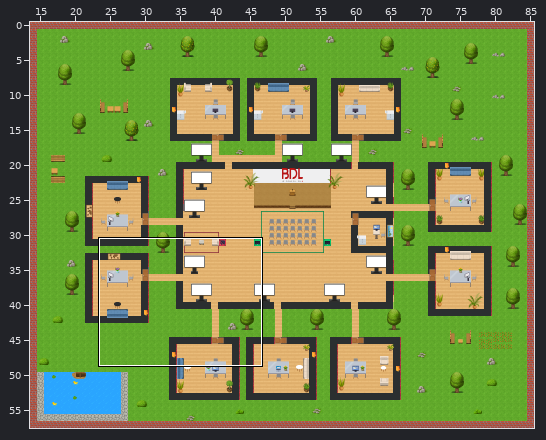
Level history. Tiled map (JSON): map.tmj. Above, an overview of the earlier version with the close-up marked.
Close-up. Before:
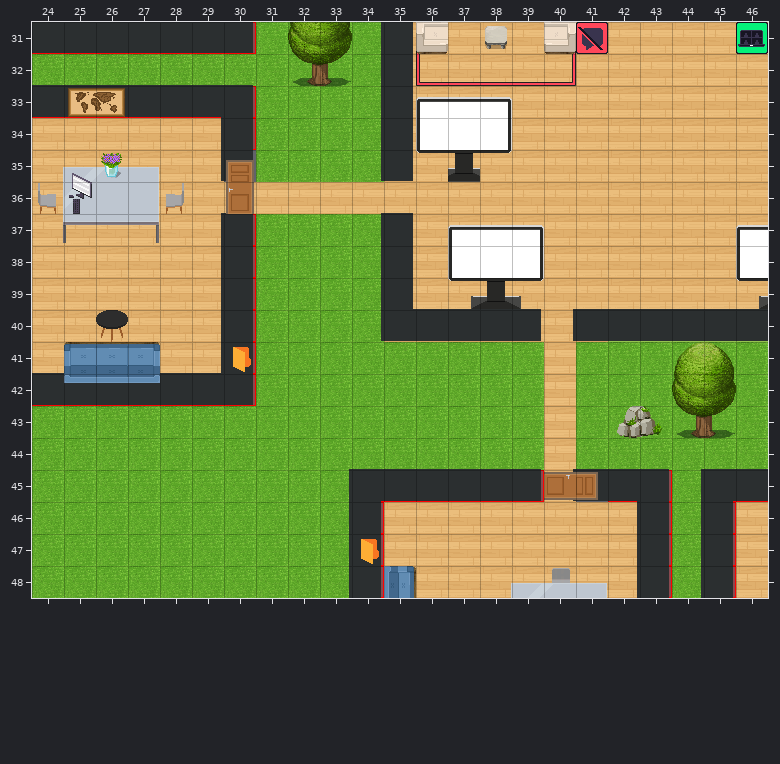
Cells are 32x32 px. Shown: x 24..46, y 31..48. The commit also changed other parts of the map, which this record leaves out.
The result:
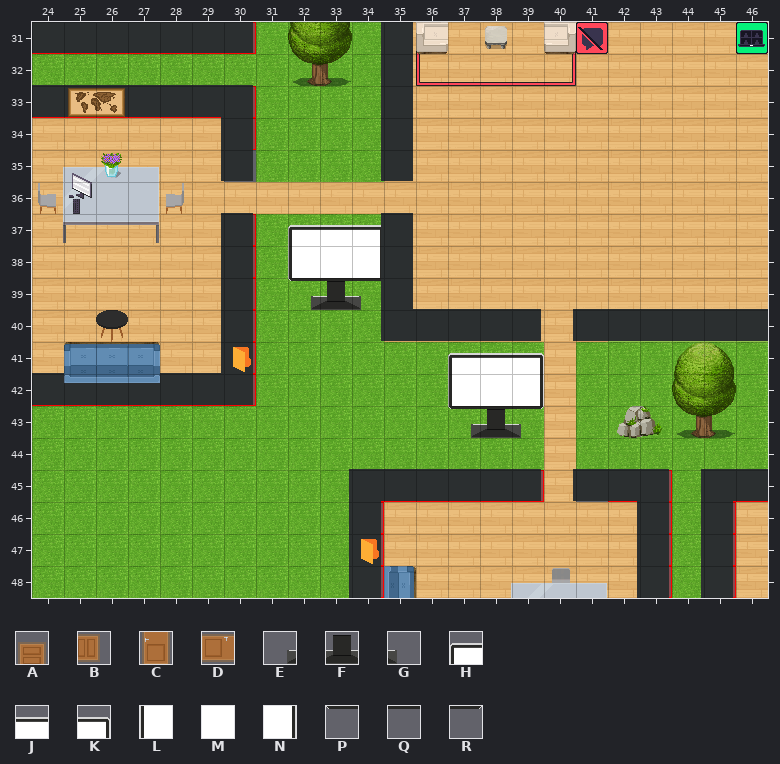
Key: from "WA_Room_Builder": A 860, B 860 turned 90, C 885, D 885 turned 90; from "WA_User_Interface": E 143, F 144, G 145, H 234, J 235, K 236, L 247, M 248, N 249, P 260, Q 261, R 262.
_ is an empty cell.
Difference:
Layer "floor/floor1.2":
y 35: x 37 F -> _
y 39: x 32..34 ___ -> EFG; x 37..39 EFG -> ___; x 46 E -> _
y 43: x 37..39 ___ -> EFG
Layer "floor/floor2":
y 33: x 36..38 HJK -> ___
y 34: x 36..38 LMN -> ___
y 35: x 36..38 PQR -> ___
y 37: x 32..34 ___ -> HJK; x 37..39 HJK -> ___; x 46 H -> _
y 38: x 32..34 ___ -> LMN; x 37..39 LMN -> ___; x 46 L -> _
y 39: x 32..34 ___ -> PQR; x 37..39 PQR -> ___; x 46 P -> _
y 41: x 37..39 ___ -> HJK
y 42: x 37..39 ___ -> LMN
y 43: x 37..39 ___ -> PQR
Layer "furniture/furniture1":
y 35: x 30 A -> _
y 36: x 30 C -> _
y 45: x 40..41 DB -> __
Where, in picture pixels (left, top, right, bottom), the same in both close-ups:
removed: (416, 97, 512, 182)
removed: (226, 160, 254, 214)
added: (288, 225, 381, 310)
removed: (448, 225, 544, 309)
removed: (736, 225, 768, 309)
added: (448, 353, 544, 438)
removed: (544, 472, 598, 500)
